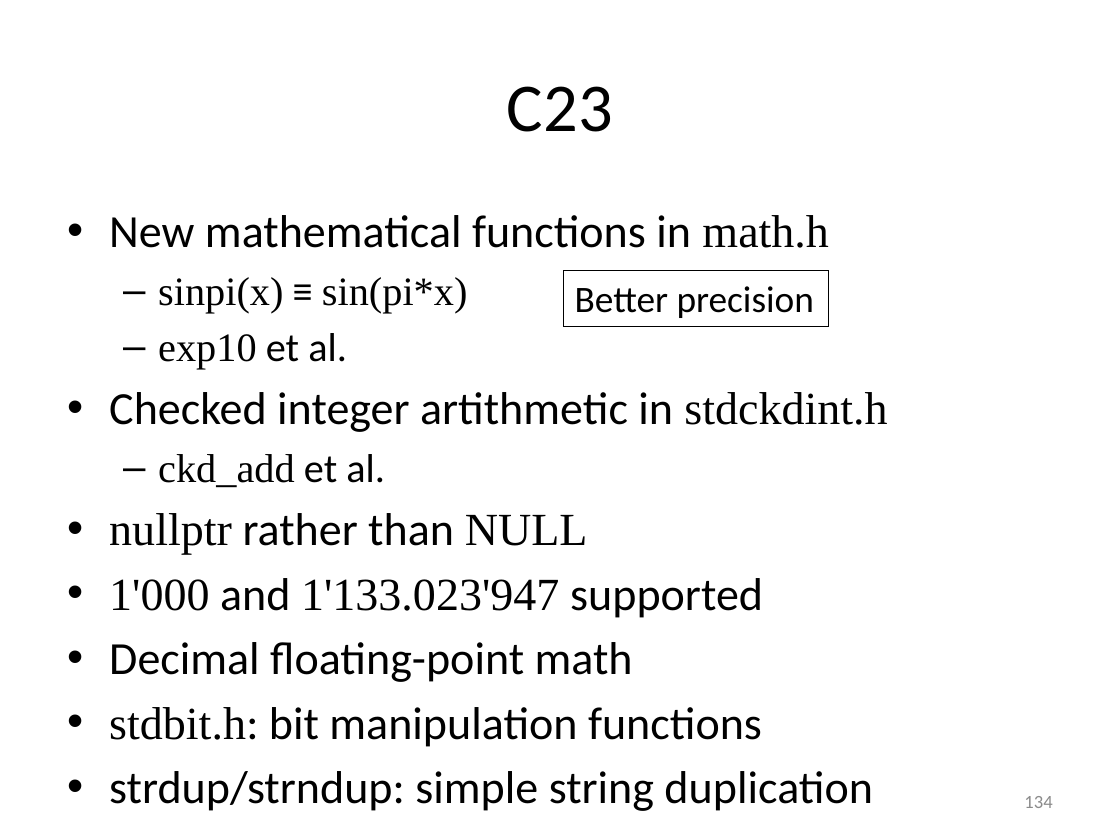
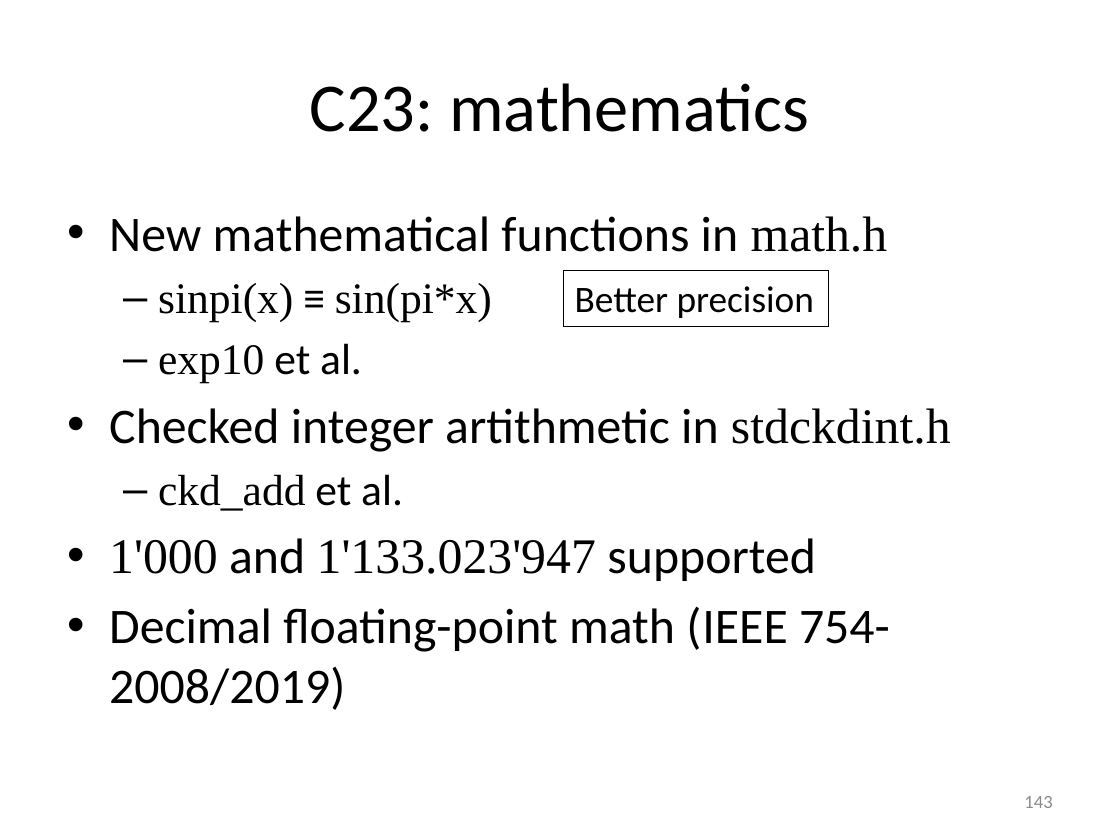
Before and after one commit to gjbex/Scientific-C, a slide deck: slide 143 of scientific_c.pptx (slide 134 before the commit). Drawn at 1120x840 pixels with LibreOffice and Linux fonts; fonts in the diff are those of the drawing. Boxes give left, top, right and bottom in pixels: in the first picture for what was removed or moved away, otherwise in the second. Text is boxed around its words. In the diff, an @@ line names an element or a change of style, - is before the commit and + after.

Commit message:
Add slides on C23

```diff
--- a/scientific_c.pptx
+++ b/scientific_c.pptx
@@ title at [310,83,809,132]: text changed @@
-C23
+C23: mathematics
@@ text at [109,216,951,581]: size 29.6 to 32 pt in "New mathematical functions in math.h", "Checked integer artithmetic in stdckdint.h", "1'000 and 1'133.023'947 supported"; size 25.9 to 28 pt in "sinpi(x) ≡ sin(pi*x)", "exp10 et al.", "ckd_add et al." @@
@@ text at [109,513,588,555]: paragraph removed @@
-• nullptr rather than NULL
@@ text at [109,606,890,710]: text changed; size 29.6 to 32 pt @@
-• Decimal floating-point math
-• stdbit.h: bit manipulation functions
-• strdup/strndup: simple string duplication
+• Decimal floating-point math (IEEE 754-2008/2019)
@@ page number at [1024,796,1052,808]: text changed @@
-134
+143
```
Also in this commit, not shown: 4 other slides changed, 3 slides added.
